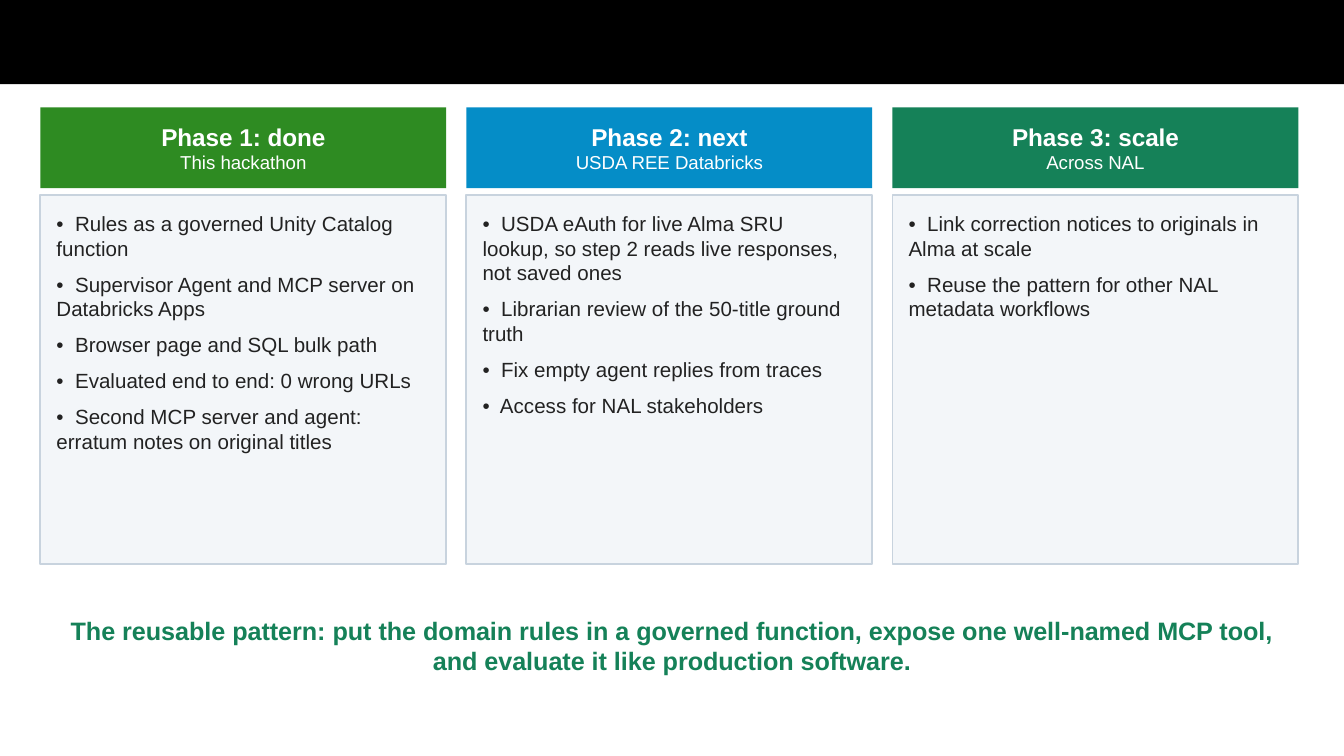
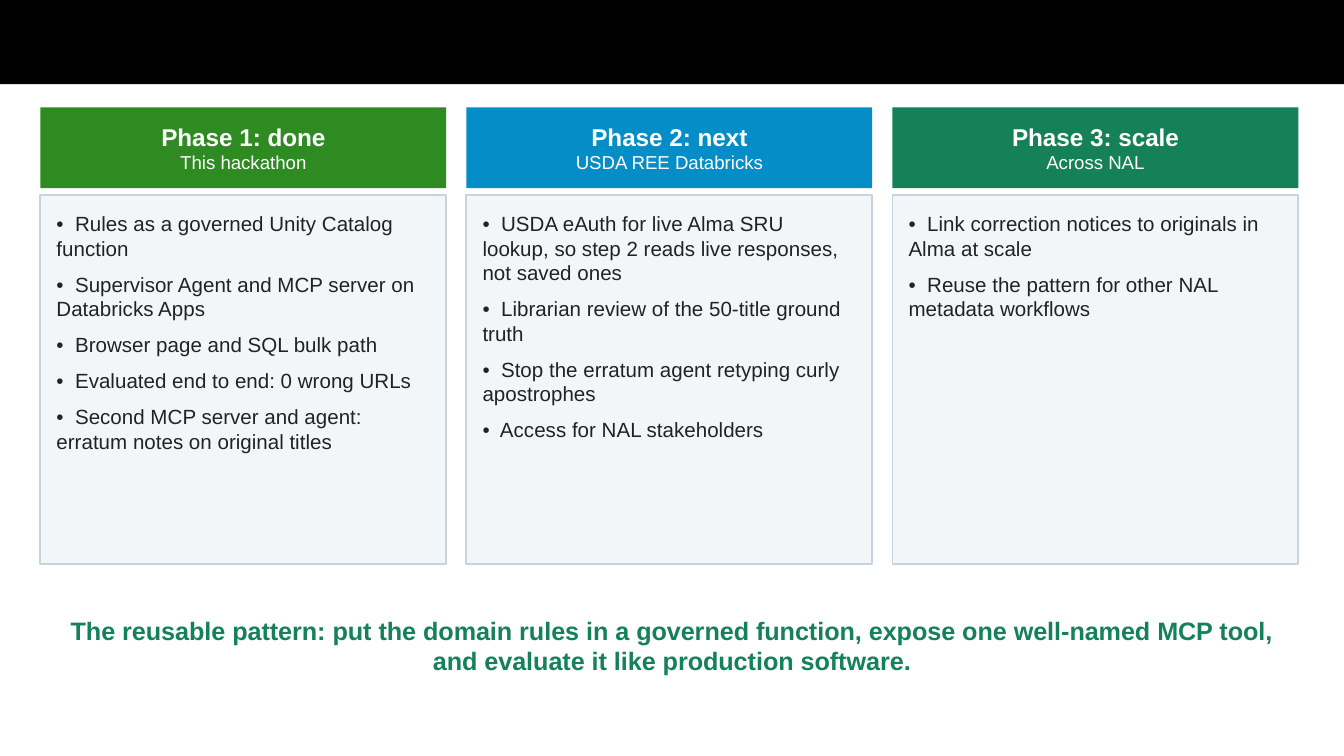
Before and after one commit to AmandaZXu-USDA/NAL, a slide deck: slide 19 of submission/GSA-MCP-Hackathon-mcp-sru-syntax.pptx (slide 16 before the commit). Drawn at 1344x756 pixels with LibreOffice and Linux fonts; fonts in the diff are those of the drawing. Boxes give left, top, right and bottom in pixels: in the first picture for what was removed or moved away, otherwise in the second. Text is boxed around its words. In the diff, an @@ line names an element or a change of style, - is before the commit and + after.

Commit message:
Presentation refined to the judging criteria: 20 slides with a criteria map, code organization and agent-goal tool design slides, eight-layer evaluation setup, current numbers (157 + 75 tests, 142/142, 41/41) and the two-app Playground demo

```diff
--- a/submission/GSA-MCP-Hackathon-mcp-sru-syntax.pptx
+++ b/submission/GSA-MCP-Hackathon-mcp-sru-syntax.pptx
@@ text in rectangle at box(483, 362, 839, 406): text changed @@
-• Fix empty agent replies from traces
+• Stop the erratum agent retyping curly apostrophes
```
Also in this commit, not shown: 6 other slides changed, 3 slides added, 1 other file.
